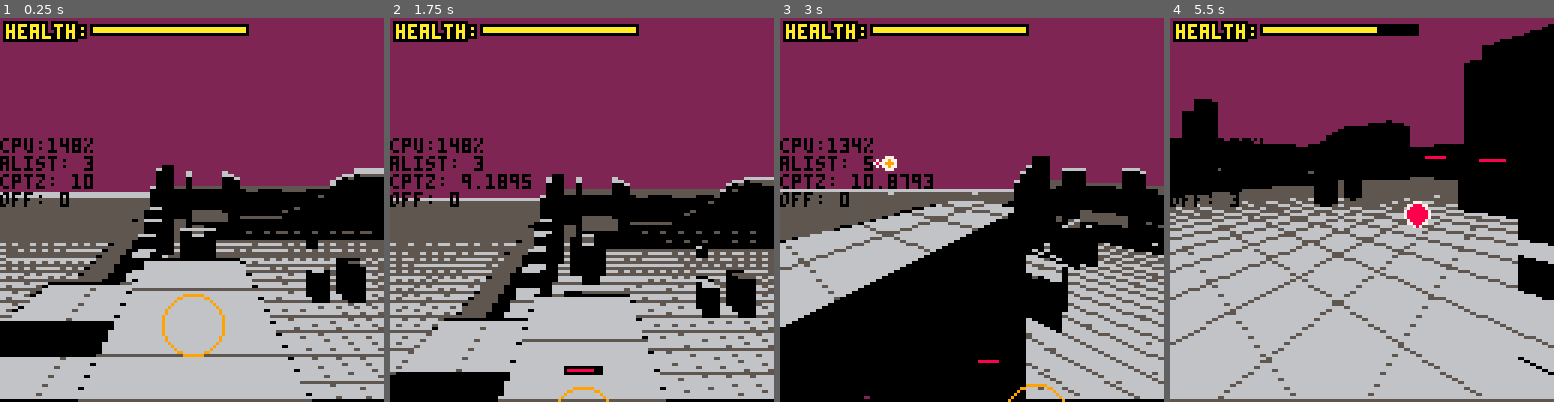
Above: before the commit, frames 1-4 (left to right).
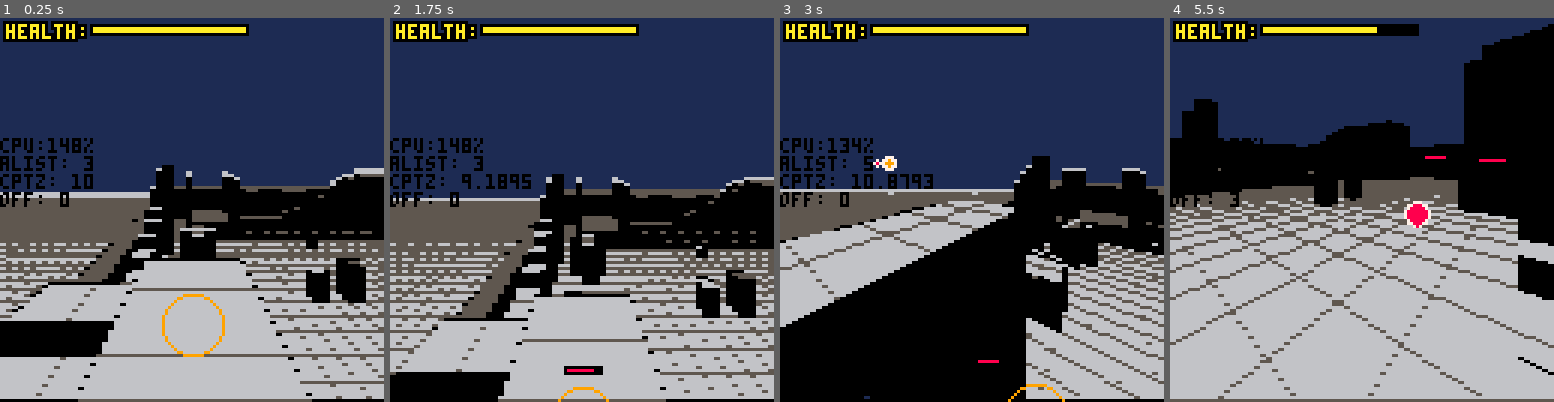
Above: after the commit, the same moments.

Repository: paloblanco/sallyneptune
Game: PICO-8 cartridge cast.p8
The game is run twice, just before and just after one commit, with the same random seed, the same clock (stepped at 60 frames per second) and the same inputs.
Inputs:
- Up to frame 1 (0.25 s): no input
- Up to frame 2 (1.75 s): tap O (Z key) at 0.33, 0.7, 1.43 s; tap X (X key) at 1.07 s
- Up to frame 3 (3 s): hold Left 1.97-2.37 s; tap X (X key) at 2.07, 2.4, 2.73 s; tap O (Z key) at 2.22 s; hold Down 2.42-2.82 s; hold Right from 2.87 s (still down)
- Up to frame 4 (5.5 s): tap X (X key) every 0.33 s from 3.07 to 5.4 s; tap O (Z key) at 3.1, 3.98, 4.87 s; release Right at 3.53 s; hold Up 3.58-4.08 s; hold Right 4.13-4.53 s; hold Down 4.58-5.08 s; hold Left from 5.13 s (still down)

The runs differ from the first frame. In frame 1, 40% of the frame differs, in the area x 0-100%, y 0-46%; in frame 2, 41%, in the area x 0-100%, y 0-47%; in frame 3, 39%; in frame 4, 22%.

Commit message:
containerized game loop

Diff:
--- a/main.lua
+++ b/main.lua
@@ -1,6 +1,10 @@
 function _init()
 	-- setup stuff
 	setup_asciitables()
+	start_gameplay()
+end
+
+function init_gameplay()
 
 	-- create player
 	pl = player:new()
@@ -22,25 +26,6 @@
 	timer=0
 end
 
-
-function _update()
-
-	locklistold = locklist
-	locklist={}
-    for aa in all(alist) do
-        aa:update()
-    end
-	pl:update(cpt)
-
-	if #locklist > 0 then
-		sort(locklist)
-		mylock = locklist[#locklist]
-	else
-		mylock = nil
-	end
-
-	timer += 1
-end
 
 function draw_3d()
 	local celz0
@@ -222,11 +207,29 @@
 	return deptharray
 end
 
-
-function _draw()
+function update_gameplay()
+
+	locklistold = locklist
+	locklist={}
+    for aa in all(alist) do
+        aa:update()
+    end
+	pl:update(cpt)
+
+	if #locklist > 0 then
+		sort(locklist)
+		mylock = locklist[#locklist]
+	else
+		mylock = nil
+	end
+
+	timer += 1
+end
+
+function draw_gameplay()
 	-- cls()
 	-- to do: sky? stars?
-	rectfill(0,0,127,viewheight-1,2)
+	rectfill(0,0,127,viewheight-1,1)
 	deptharray = draw_3d()
 
 	-- sort sprites
@@ -266,7 +269,10 @@
 	print("alist: "..#alist)
 	print("cptz: "..cpt.z)
 	print("off: "..cpt.offtime)
-
-
-
-end
+end
+
+function start_gameplay()
+	init_gameplay()
+	_update = update_gameplay
+	_draw = draw_gameplay
+end
